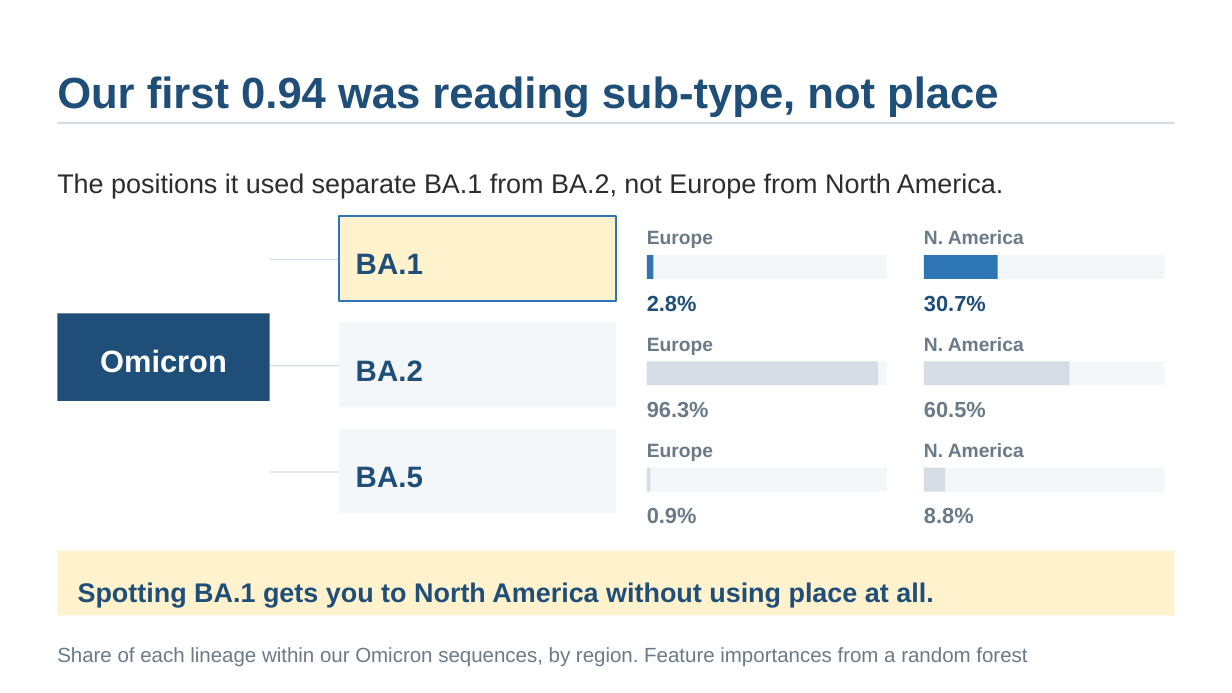
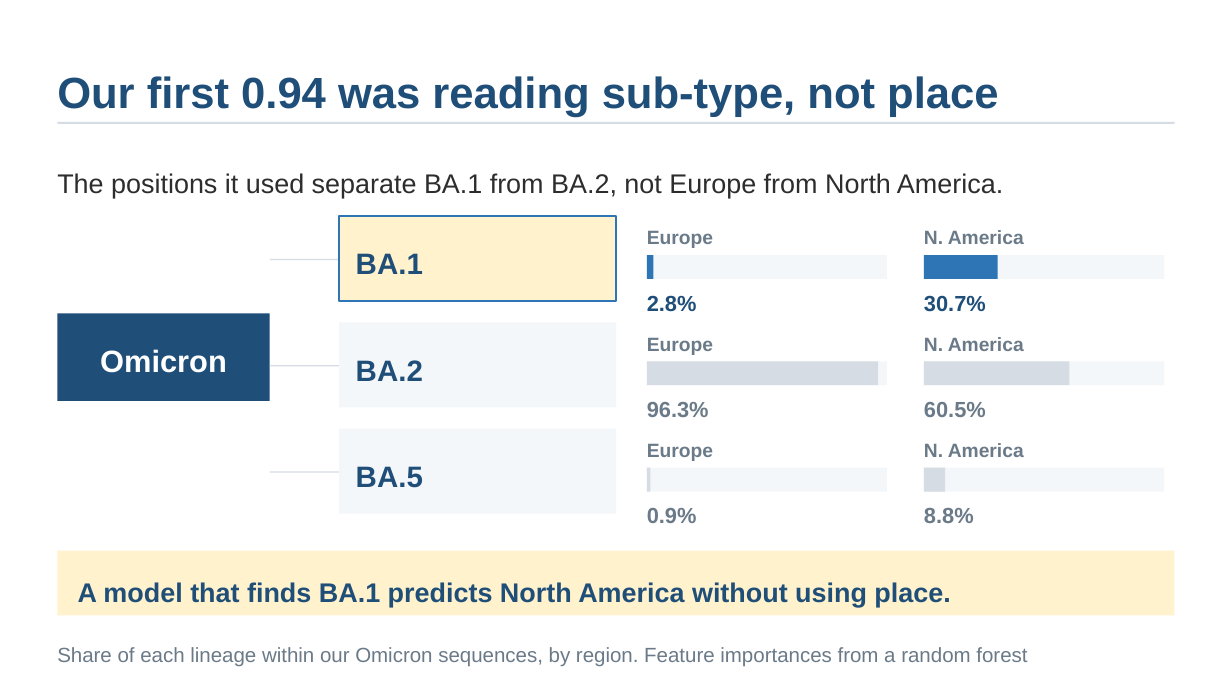
Before and after one commit to AzharAhmed-bot/covid-variant-analysis, a slide deck: slide 9 of deliverables/spike_variation_presentation.pptx. Drawn at 1232x693 pixels with LibreOffice and Linux fonts; fonts in the diff are those of the drawing. Boxes give left, top, right and bottom in pixels: in the first picture for what was removed or moved away, otherwise in the second. Text is boxed around its words. In the diff, an @@ line names an element or a change of style, - is before the commit and + after.

Commit message:
Apply writing style rules to slide text

```diff
--- a/deliverables/spike_variation_presentation.pptx
+++ b/deliverables/spike_variation_presentation.pptx
@@ text at <box>78,582,950,607</box>: text changed @@
-Spotting BA.1 gets you to North America without using place at all.
+A model that finds BA.1 predicts North America without using place.
```
Also in this commit, not shown: 6 other slides changed, 1 other file.
